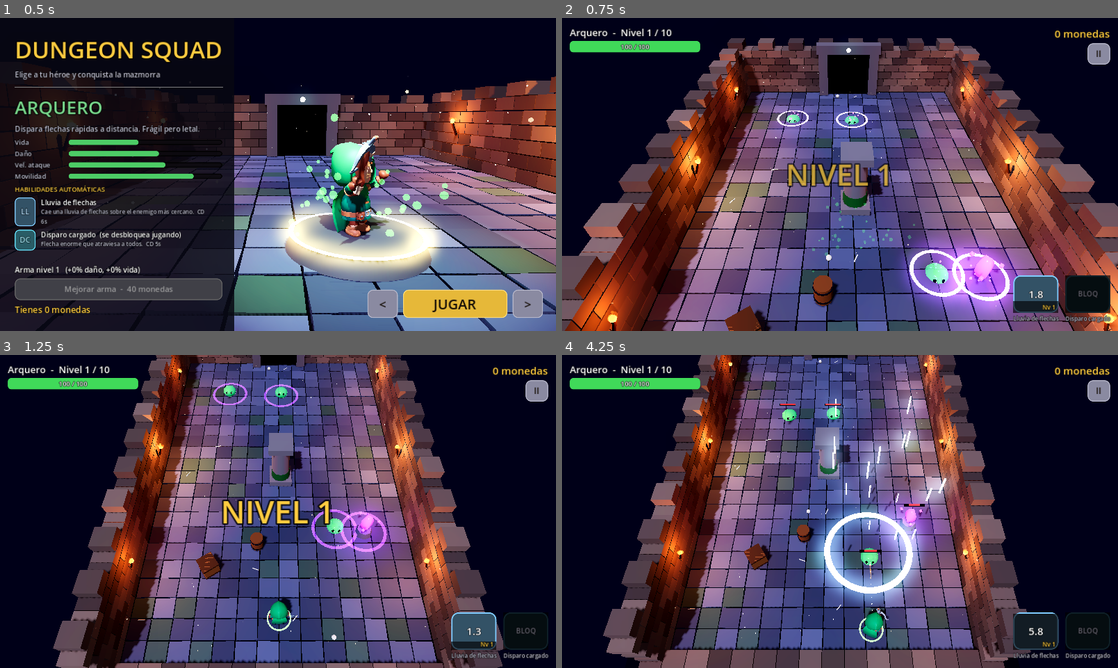
Above: before the commit, frames 1-4 (two rows, left to right).
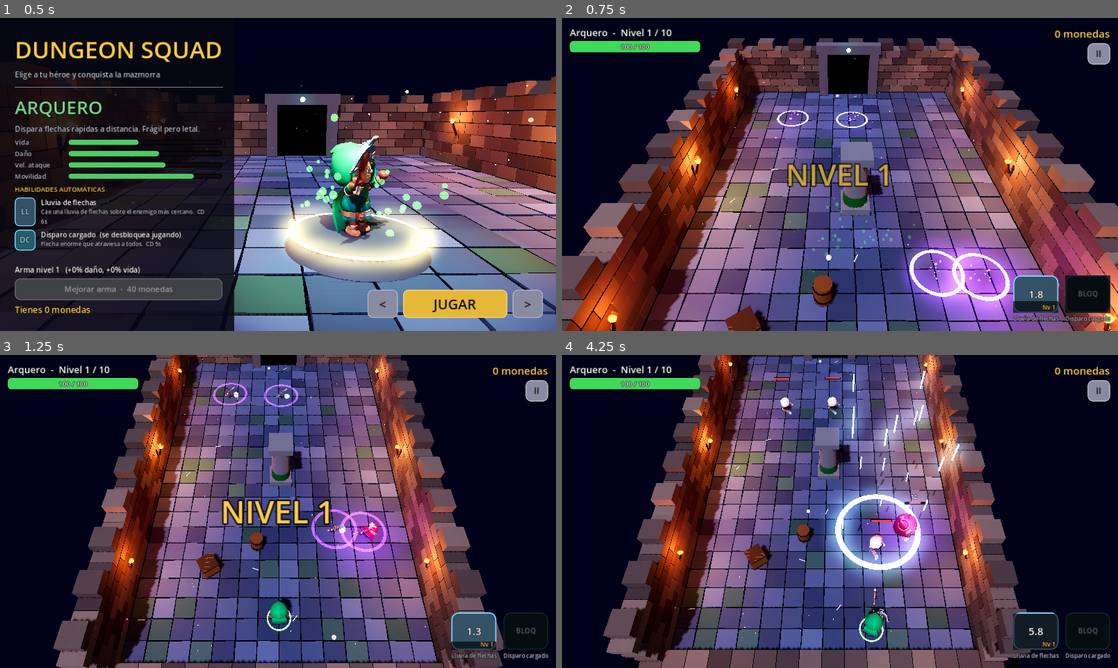
Above: after the commit, the same moments.

Repository: osakaro/dungeon-squad
Game: Godot game, scene res://scenes/main.tscn
Same seed, same stepped clock (60 frames per second), same inputs: the game is played once before the commit and once after it.
Inputs (mouse positions are in pixels of both pictures, inside the frame that each line leads up to):
- Up to frame 1 (0.5 s): no input
- Up to frame 2 (0.75 s): click "JUGAR" at 0.5 s
- Up to frame 3 (1.25 s): no input
- Up to frame 4 (4.25 s): move the mouse to (962, 495) at 1.27 s; hold D (move_right) 1.28-2 s; tap P at 1.35 s; click (962, 495) at 1.42 s; click "II" at 2 s; click "Continuar" at 2.75 s; drag from (728, 527) to (812, 574) at 3.52 s

Frame 1 is identical in both runs. In frame 2, 3.1% of the frame differs, in the area x 40-98%, y 30-100%; in frame 3, 2.0%; in frame 4, 9.9%, in the area x 38-74%, y 3-91%.

Commit message:
Godot: todos los enemigos con modelos 3D animados
Sustituye slime, murciélago y cristal por esqueleto guerrero,
esqueleto pícaro y esqueleto hechicero (KayKit).

Co-Authored-By: Claude Opus 5.5 <noreply@anthropic.com>
Claude-Session: https://claude.ai/code/session_01SHZQ2xWc7XXzBchsRjrgW9

Diff:
--- a/godot/scripts/builder.gd
+++ b/godot/scripts/builder.gd
@@ -76,50 +76,23 @@
 static func enemy(type: String) -> Rig:
 	var r: Rig
 	match type:
-		"slime":
-			r = Rig.new()
-			r.bob_node = r.pivot(Vector3.ZERO)
-			var m := r.mat(Color(0.3, 0.9, 0.45, 0.78), 0.1)
-			m.transparency = BaseMaterial3D.TRANSPARENCY_ALPHA
-			m.rim_enabled = true
-			var b := r.part(Rig.sphere(0.45, 20), m, Vector3(0, 0.34, 0), r.bob_node)
-			b.scale = Vector3(1, 0.75, 1)
-			r.part(Rig.sphere(0.2, 12), r.mat(Color(0.1, 0.5, 0.2)), Vector3(0, 0.3, 0), r.bob_node)
-			for x in [-0.15, 0.15]:
-				r.part(Rig.sphere(0.08, 8), r.mat(Color(0.05, 0.05, 0.05), 0.1), Vector3(x, 0.45, 0.35), r.bob_node)
-				r.part(Rig.sphere(0.025, 6), Rig.glow_mat(Color.WHITE, 1.0), Vector3(x + 0.03, 0.48, 0.42), r.bob_node)
-		"bat":
-			r = Rig.new()
-			r.bob_node = r.pivot(Vector3(0, 1.2, 0))
-			var bm := r.mat(Color(0.25, 0.12, 0.3))
-			r.part(Rig.sphere(0.24, 12), bm, Vector3.ZERO, r.bob_node)
-			for x in [-0.09, 0.09]:
-				r.part(Rig.sphere(0.04, 6), Rig.glow_mat(Color(1, 0.2, 0.2), 6.0), Vector3(x, 0.05, 0.2), r.bob_node)
-				var ear := _cone(r, 0.06, 0.18, bm, Vector3(x, 0.24, 0), r.bob_node)
-				ear.rotation.z = -x * 3.0
-			r.wing_l = r.pivot(Vector3(-0.18, 0.05, 0), r.bob_node)
-			r.wing_r = r.pivot(Vector3(0.18, 0.05, 0), r.bob_node)
-			var wm := r.mat(Color(0.18, 0.08, 0.22))
-			r.part(Rig.box(0.6, 0.03, 0.34), wm, Vector3(-0.3, 0, 0), r.wing_l)
-			r.part(Rig.box(0.6, 0.03, 0.34), wm, Vector3(0.3, 0, 0), r.wing_r)
-		"crystal":
-			r = Rig.new()
-			var stone := r.mat(Color(0.35, 0.34, 0.38))
-			r.part(Rig.cyl(0.38, 0.48, 0.35, 8), stone, Vector3(0, 0.17, 0))
-			r.bob_node = r.pivot(Vector3(0, 1.0, 0))
-			var cm := r.mat(Color(0.7, 0.3, 1.0), 0.15, 0.3)
-			cm.emission_enabled = true
-			cm.emission = Color(0.55, 0.15, 0.9)
-			cm.emission_energy_multiplier = 1.4
-			var c := r.part(Rig.sphere(0.42, 4), cm, Vector3.ZERO, r.bob_node)
-			c.scale = Vector3(0.8, 1.4, 0.8)
-			for i in 3:
-				var a := i * TAU / 3.0
-				r.part(Rig.sphere(0.1, 4), cm, Vector3(cos(a) * 0.6, 0.1, sin(a) * 0.6), r.bob_node)
-			var l := OmniLight3D.new()
-			l.light_color = Color(0.7, 0.3, 1.0)
-			l.omni_range = 3.0
-			r.bob_node.add_child(l)
+		"rogue":
+			var rg := CharModel.create("Skeleton_Rogue", 1.6, [], {"anim_run": "Running_A", "anim_attack": "Dualwield_Melee_Attack_Slice",
+				"anim_spawn": "Spawn_Ground_Skeletons", "anim_death": "Death_C_Skeletons", "run_speed_ref": 4.5})
+			rg.attach("Skeleton_Blade")
+			rg.attach("Skeleton_Blade", "handslot.l")
+			return rg
+		"skmage":
+			var mg := CharModel.create("Skeleton_Mage", 1.7, [], {"anim_run": "Walking_D_Skeletons", "anim_attack": "Spellcast_Shoot",
+				"anim_spawn": "Spawn_Ground_Skeletons", "anim_death": "Death_C_Skeletons", "run_speed_ref": 1.5})
+			mg.attach("Skeleton_Staff")
+			var ml := OmniLight3D.new()
+			ml.light_color = Color(0.75, 0.3, 1.0)
+			ml.light_energy = 1.6
+			ml.omni_range = 3.5
+			ml.position = Vector3(0, 1.4, 0.5)
+			mg.add_child(ml)
+			return mg
 		"brute":
 			return CharModel.create("Barbarian", 2.3, ["1H_Axe_Offhand", "Barbarian_Round_Shield", "1H_Axe", "Mug"],
 				{"anim_attack": "2H_Melee_Attack_Chop", "anim_cast": "2H_Melee_Attack_Spin", "run_speed_ref": 3.0})
--- a/godot/scripts/enemy.gd
+++ b/godot/scripts/enemy.gd
@@ -1,18 +1,17 @@
 extends CharacterBody3D
-## Enemigos: slime, murciélago, cristal, orco (bruto) y demonio (jefe).
+## Enemigos: esqueleto guerrero, esqueleto pícaro, esqueleto hechicero, bárbaro y Rey Esqueleto (jefe).
 
 # tipo: [radio, vida, velocidad, daño, monedas, altura barra]
 const STATS := {
-	"slime": [0.45, 30.0, 2.6, 10.0, 3, 1.3],
-	"bat": [0.35, 16.0, 4.4, 7.0, 3, 1.9],
-	"crystal": [0.5, 26.0, 0.0, 9.0, 4, 2.0],
+	"rogue": [0.38, 20.0, 4.3, 8.0, 3, 2.1],
+	"skmage": [0.4, 28.0, 1.2, 9.0, 4, 2.2],
 	"brute": [0.6, 95.0, 1.7, 18.0, 9, 3.0],
 	"boss": [1.1, 650.0, 1.4, 25.0, 60, 4.8],
 	"skeleton": [0.4, 40.0, 2.5, 12.0, 4, 2.1],
 }
 
 var main
-var type := "slime"
+var type := "skeleton"
 var radius := 0.45
 var hp := 30.0
 var max_hp := 30.0
@@ -138,20 +137,18 @@
 	var sm := 0.4 if slow > 0.0 else 1.0
 	var face := dir
 	match type:
-		"slime":
+		"skeleton":
 			velocity = dir * speed * sm
-			var b: float = abs(sin(t * 6.0))
-			rig.bob_node.position.y = b * 0.3
-			rig.bob_node.scale = Vector3(1.0 + (1.0 - b) * 0.15, 0.85 + b * 0.2, 1.0 + (1.0 - b) * 0.15)
-		"bat":
+		"rogue":
 			var side := Vector3(-dir.z, 0, dir.x) * sin(t * 3.0) * 1.2
 			velocity = (dir + side).normalized() * speed * sm
-			rig.bob_node.position.y = 1.2 + sin(t * 5.0) * 0.2
-		"crystal":
+			face = velocity.normalized()
+		"skmage":
 			velocity = Vector3.ZERO
-			rig.bob_node.rotation.y += delta * 2.0
-			rig.bob_node.position.y = 1.0 + sin(t * 3.0) * 0.15
+			if d < 4.0:
+				velocity = -dir * speed * sm
 			if t > 2.4 / sm:
+				rig.attack()
 				t = 0.0
 				var shots := 3 if main.level > 3 else 1
 				for i in shots:
@@ -227,7 +224,7 @@
 	move_and_slide()
 	global_position.y = 0
 	rig.rotation.y = lerp_angle(rig.rotation.y, atan2(face.x, face.z), delta * 10.0)
-	if type != "crystal":
+	if true:
 		rig.animate(delta, velocity.length())
 	if d < radius + 0.45 and hit_cd <= 0.0:
 		hit_cd = 0.8
@@ -252,7 +249,7 @@
 	FX.number(global_position + Vector3.UP * (1.5 if type == "boss" else 0.0), amount, Color(1, 0.85, 0.2) if crit else Color.WHITE, crit)
 	if p:
 		p.on_hit()
-		if type != "boss" and type != "crystal":
+		if type != "boss" and type != "skmage":
 			var away: Vector3 = global_position - p.global_position
 			away.y = 0
 			knock = away.normalized() * (4.0 if crit else 2.0)
@@ -264,7 +261,7 @@
 		return
 	dead = true
 	remove_from_group("enemies")
-	var c: Color = {"slime": Color(0.3, 0.9, 0.45), "bat": Color(0.5, 0.2, 0.6), "crystal": Color(0.7, 0.3, 1),
+	var c: Color = {"rogue": Color(0.6, 0.3, 0.9), "skmage": Color(0.7, 0.3, 1),
 		"brute": Color(0.5, 0.35, 0.2), "boss": Color(0.4, 0.8, 1.0), "skeleton": Color(0.9, 0.9, 0.8)}[type]
 	FX.burst(global_position + Vector3.UP * 0.6, c, 60 if type == "boss" else 22, 6.0 if type == "boss" else 4.5, 0.1, 0.8)
 	if type == "boss":
--- a/godot/scripts/main.gd
+++ b/godot/scripts/main.gd
@@ -183,15 +183,13 @@
 	var count: int = (1 + level / 5) if boss else 3 + level
 	for i in count:
 		var r := randf()
-		var t := "slime"
+		var t := "skeleton"
 		if r < 0.22 + level * 0.02:
-			t = "crystal"
+			t = "skmage"
 		elif level > 2 and r < 0.38 + level * 0.03:
 			t = "brute"
-		elif level > 1 and r < 0.52:
-			t = "bat"
-		elif level > 1 and r < 0.8:
-			t = "skeleton"
+		elif level > 1 and r < 0.6:
+			t = "rogue"
 		spawn_enemy(t, arena.random_spawn(player.global_position, 5.0), i * 0.12)
 	state = "play"
 	Sfx.set_intense(boss)
Binary file added: godot/assets/kaykit/characters/Skeleton_Rogue.glb
Binary file added: godot/assets/kaykit/characters/Skeleton_Rogue_skeleton_texture.png
